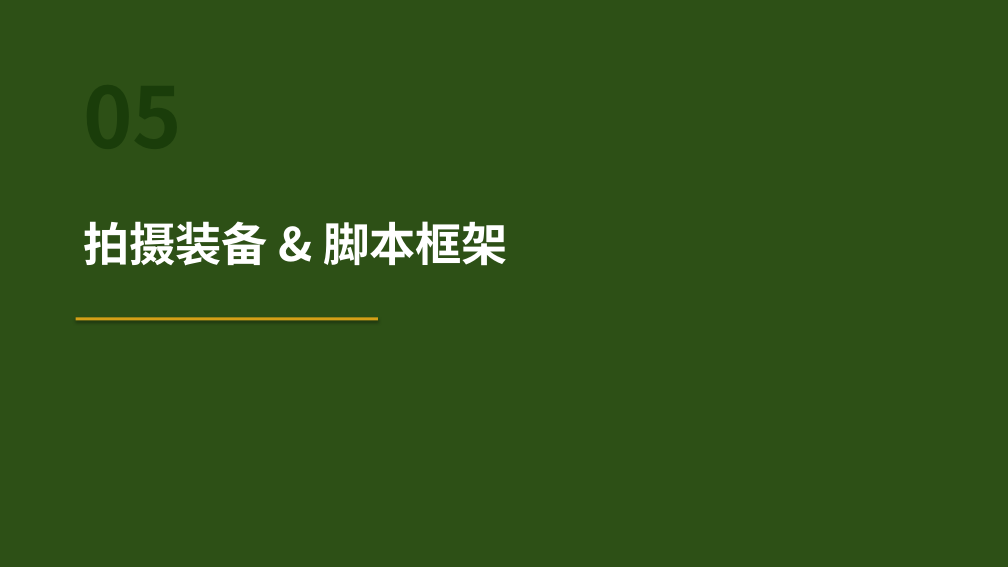
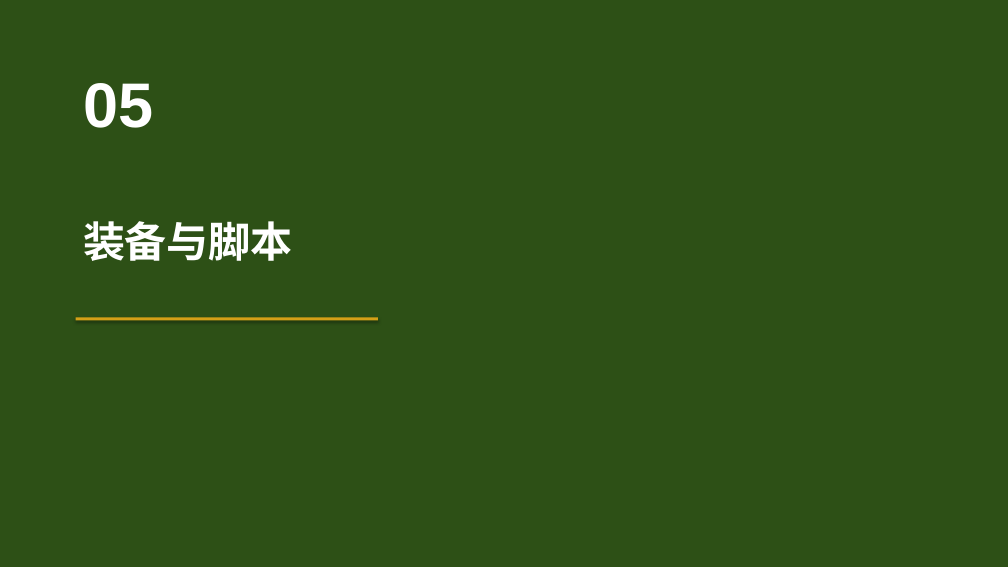
Before and after one commit to 975801846-star/workspace-outputs, a slide deck: slide 17 of tunjunying/plan_v2.pptx. Drawn at 1008x567 pixels with LibreOffice and Linux fonts; fonts in the diff are those of the drawing. Boxes give left, top, right and bottom in pixels: in the first picture for what was removed or moved away, otherwise in the second. Text is boxed around its words. In the diff, an @@ line names an element or a change of style, - is before the commit and + after.

```diff
--- a/tunjunying/plan_v2.pptx
+++ b/tunjunying/plan_v2.pptx
@@ text added at bbox=[83, 83, 153, 128], 60 pt, text #FFFFFF, bold @@
+05
@@ text at bbox=[83, 221, 293, 261]: text changed; size 44 to 40 pt; font Noto Sans CJK SC to Arial @@
-拍摄装备 & 脚本框架
+装备与脚本
```
Also in this commit, not shown: 26 other slides changed, 1 slide added, 1 slide removed, 1 other file.
